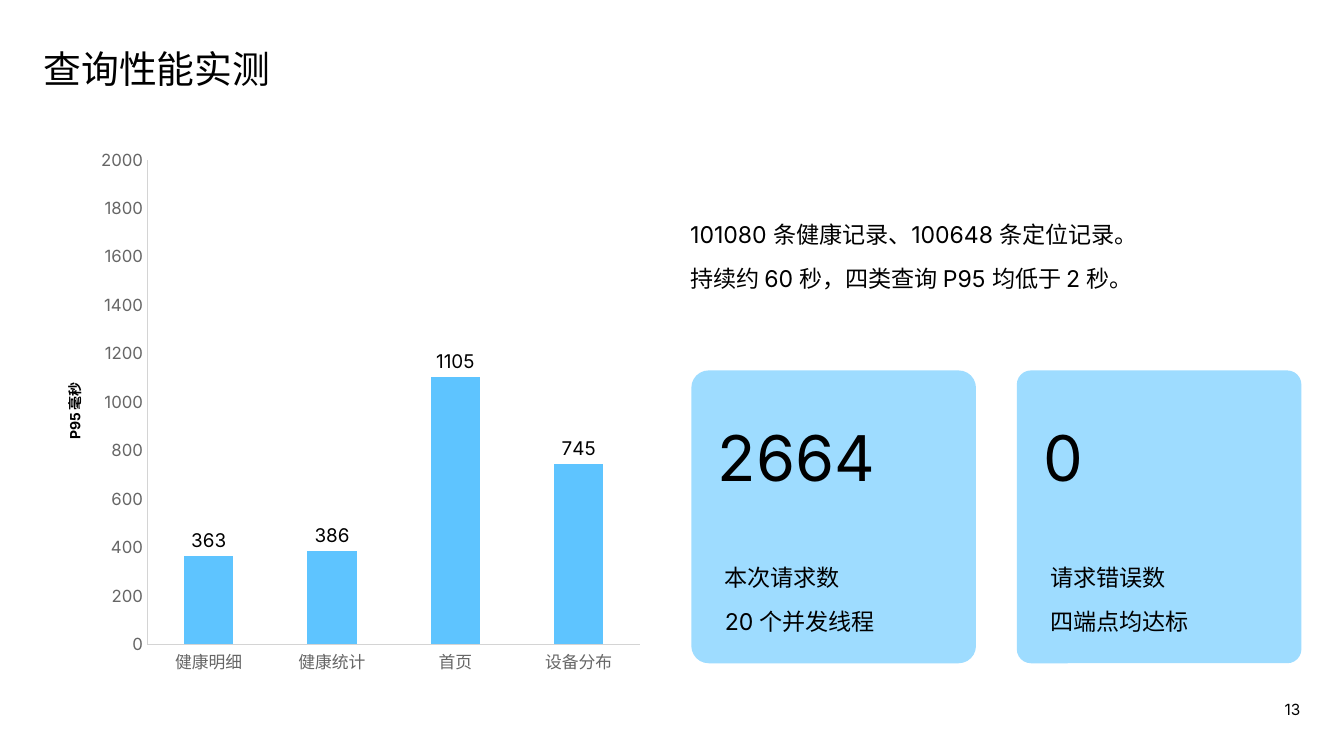
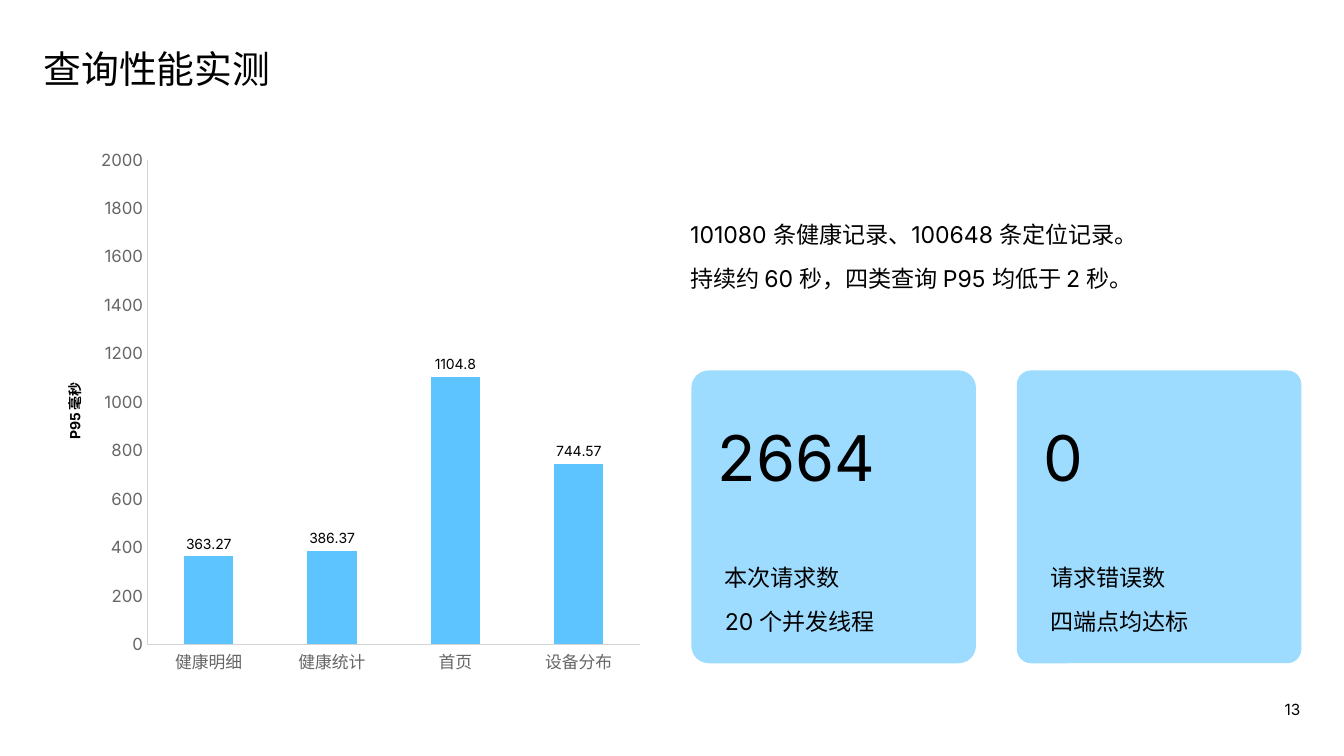
Before and after one commit to Cakehand-abc/dev, a slide deck: slide 13 of docs/deliverables/09 项目答辩.pptx. Drawn at 1344x756 pixels with LibreOffice and Linux fonts; fonts in the diff are those of the drawing. Boxes give left, top, right and bottom in pixels: in the first picture for what was removed or moved away, otherwise in the second. Text is boxed around its words. In the diff, an @@ line names an element or a change of style, - is before the commit and + after.

```diff
--- a/docs/deliverables/09 项目答辩.pptx
+++ b/docs/deliverables/09 项目答辩.pptx
@@ column chart at <box>42,138,652,685</box> @@
@@ data labels of Series 1 changed @@
@@ value axis title "P95 毫秒 " to "P95 毫秒" @@
@@ category axis changed @@
@@ bar spacing changed @@
```
Also in this commit, not shown: 2 other slides changed, 28 other files.
